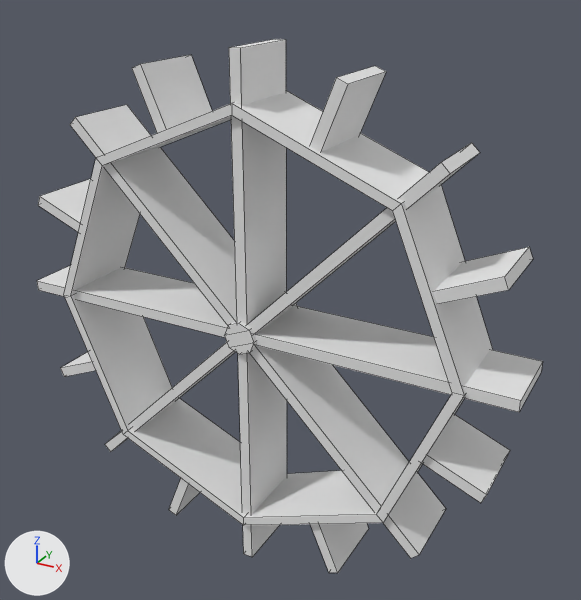
Two versions of the OBJ model src/main/resources/assets/immersiveengineering/models/block/wooden_device/watermill.obj, one commit apart.
Both versions are drawn from a 50 mm lens placed at (4.74, -7.56, 4.37), pointed at (0.73, -0.26, 0.72). Every picture has the same lights, and +X, +Y and +Z are marked at lower left. Mesh edges are drawn as thin lines. Where no turn or scale is listed for an object, it has been applied to the vertices.

Names of what the first picture shows: 'watermill'.
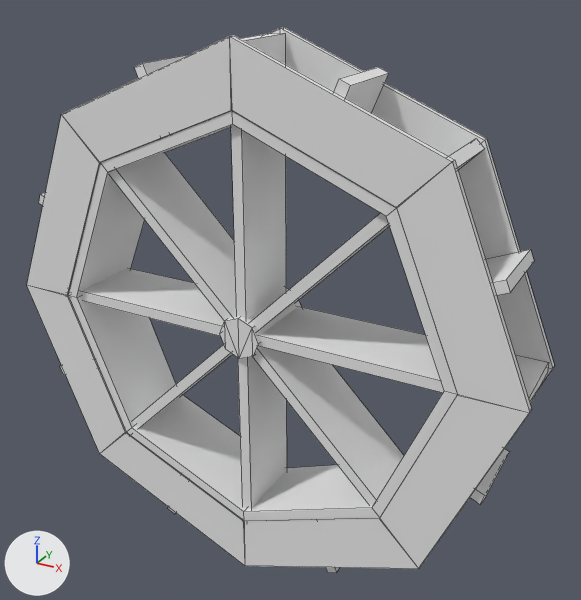
Where the change shows, as pixel boxes (x1, y1, x2, y2) in the pictures (581 x 600 px; the box of a moved part takes in the faces that stretch with it):
'watermill', reshaped: before (37, 39, 543, 573); after (27, 27, 554, 573)
part 1 of me_watermill, moved or reshaped: before (229, 39, 286, 324); after (231, 33, 286, 319)
part 2 of me_watermill, moved or reshaped: before (248, 143, 480, 334); after (251, 138, 485, 331)
part 3 of me_watermill, moved or reshaped: before (255, 306, 543, 412); after (259, 306, 549, 404)
part 4 of me_watermill, moved or reshaped: before (250, 345, 446, 558); after (253, 347, 404, 505)
part 5 of me_watermill, moved or reshaped: before (238, 353, 287, 557); after (238, 357, 287, 509)
part 6 of me_watermill, moved or reshaped: before (105, 342, 235, 452); after (124, 344, 232, 432)
part 7 of me_watermill, moved or reshaped: before (37, 266, 228, 337); after (68, 268, 225, 336)
part 8 of me_watermill, moved or reshaped: before (70, 105, 237, 325); after (110, 153, 236, 321)
part 9 of me_watermill, moved or reshaped: before (310, 66, 386, 152); after (334, 67, 389, 113)
part 10 of me_watermill, moved or reshaped: before (433, 247, 533, 304); after (486, 249, 534, 295)
part 11 of me_watermill, moved or reshaped: before (422, 414, 510, 503); after (470, 449, 509, 504)
part 12 of me_watermill, moved or reshaped: before (310, 523, 369, 573); after (326, 567, 340, 573)
part 13 of me_watermill, moved or reshaped: before (169, 479, 200, 515); after (168, 475, 186, 514)
part 14 of me_watermill, moved or reshaped: before (60, 352, 96, 377); after (60, 360, 99, 375)
part 15 of me_watermill, moved or reshaped: before (38, 179, 91, 232); after (39, 193, 85, 232)
part 16 of me_watermill, moved or reshaped: before (132, 55, 212, 133); after (134, 54, 190, 137)
part 17 of me_watermill, rebuilt (9% narrower): before (64, 90, 493, 526); after (68, 110, 457, 521)
part 18 of me_watermill, rebuilt: before (224, 303, 297, 354); after (220, 288, 301, 359)
part 19 of me_watermill, added: after (27, 27, 554, 569)

The change in detail:
me_watermill is used by ob_watermill; location (0.0, 0.0, 0.0).
me_watermill had 176 vertices, 126 faces and spanned x -2.5..3.5, y -1.0..0.0, z -2.5..3.5.
me_watermill now has 312 vertices, 180 faces and spans x -2.61..3.61, y -1.01..0.01, z -2.61..3.61.
me_watermill part 1: the loose piece of 8 vertices spanning x 0.44..0.57, y -0.94..-0.07, z 0.62..3.5 is moved by (0.0, 0.0, 0.06).
me_watermill part 2: the loose piece of 8 vertices spanning x 0.55..2.67, y -0.94..-0.07, z 0.54..2.67 is moved by (0.04, 0.0, 0.04).
me_watermill part 3: the loose piece of 8 vertices spanning x 0.63..3.5, y -0.94..-0.07, z 0.44..0.56 is moved by (0.06, 0.0, 0.0).
me_watermill part 4: the loose piece of 8 vertices spanning x 0.55..2.67, y -0.94..-0.07, z -1.67..0.46 is moved by (0.04, 0.0, -0.04).
me_watermill part 5: the loose piece of 8 vertices spanning x 0.44..0.57, y -0.94..-0.07, z -2.5..0.38 is moved by (0.0, 0.0, -0.06).
me_watermill part 6: the loose piece of 8 vertices spanning x -1.66..0.46, y -0.94..-0.07, z -1.67..0.46 is moved by (-0.05, 0.0, -0.04).
me_watermill part 7: the loose piece of 8 vertices spanning x -2.5..0.38, y -0.94..-0.07, z 0.44..0.56 is moved by (-0.07, 0.0, 0.0).
me_watermill part 8: the loose piece of 8 vertices spanning x -1.66..0.46, y -0.94..-0.07, z 0.54..2.67 is moved by (-0.05, 0.0, 0.04).
me_watermill part 9: the loose piece of 8 vertices spanning x 1.28..1.68, y -0.94..-0.07, z 2.56..3.3 is moved by (0.02, 0.0, -0.01).
me_watermill part 10: the loose piece of 8 vertices spanning x 2.54..3.28, y -0.94..-0.07, z 1.32..1.73 is moved by (0.01, 0.0, -0.02).
me_watermill part 11: the loose piece of 8 vertices spanning x 2.56..3.3, y -0.94..-0.07, z -0.68..-0.28 is moved by (-0.01, 0.0, -0.02).
me_watermill part 12: the loose piece of 8 vertices spanning x 1.32..1.73, y -0.94..-0.07, z -2.29..-1.55 is moved by (-0.02, 0.0, -0.01).
me_watermill part 13: the loose piece of 8 vertices spanning x -0.69..-0.29, y -0.94..-0.07, z -2.3..-1.56 is moved by (-0.02, 0.0, 0.01).
me_watermill part 14: the loose piece of 8 vertices spanning x -2.29..-1.55, y -0.94..-0.07, z -0.73..-0.32 is moved by (-0.01, 0.0, 0.02).
me_watermill part 15: the loose piece of 8 vertices spanning x -2.31..-1.57, y -0.94..-0.07, z 1.28..1.68 is moved by (0.01, 0.0, 0.02).
me_watermill part 16: the loose piece of 8 vertices spanning x -0.73..-0.33, y -0.94..-0.07, z 2.55..3.29 is moved by (0.02, 0.0, 0.01).
me_watermill part 17: the loose piece of 32 vertices spanning x -2.0..3.0, y -1.0..0.0, z -2.0..3.0 is rebuilt with 32 vertices and now spans x -1.94..2.94, y -1.0..0.0, z -1.94..2.94.
me_watermill part 18: the loose piece of 16 vertices spanning x 0.32..0.69, y -1.0..0.0, z 0.31..0.69 is rebuilt with 24 vertices and now spans x 0.26..0.74, y -1.0..0.0, z 0.26..0.74.
me_watermill part 19: 128 vertices added at x -2.61..3.61, y -1.01..0.01, z -2.61..3.61.
